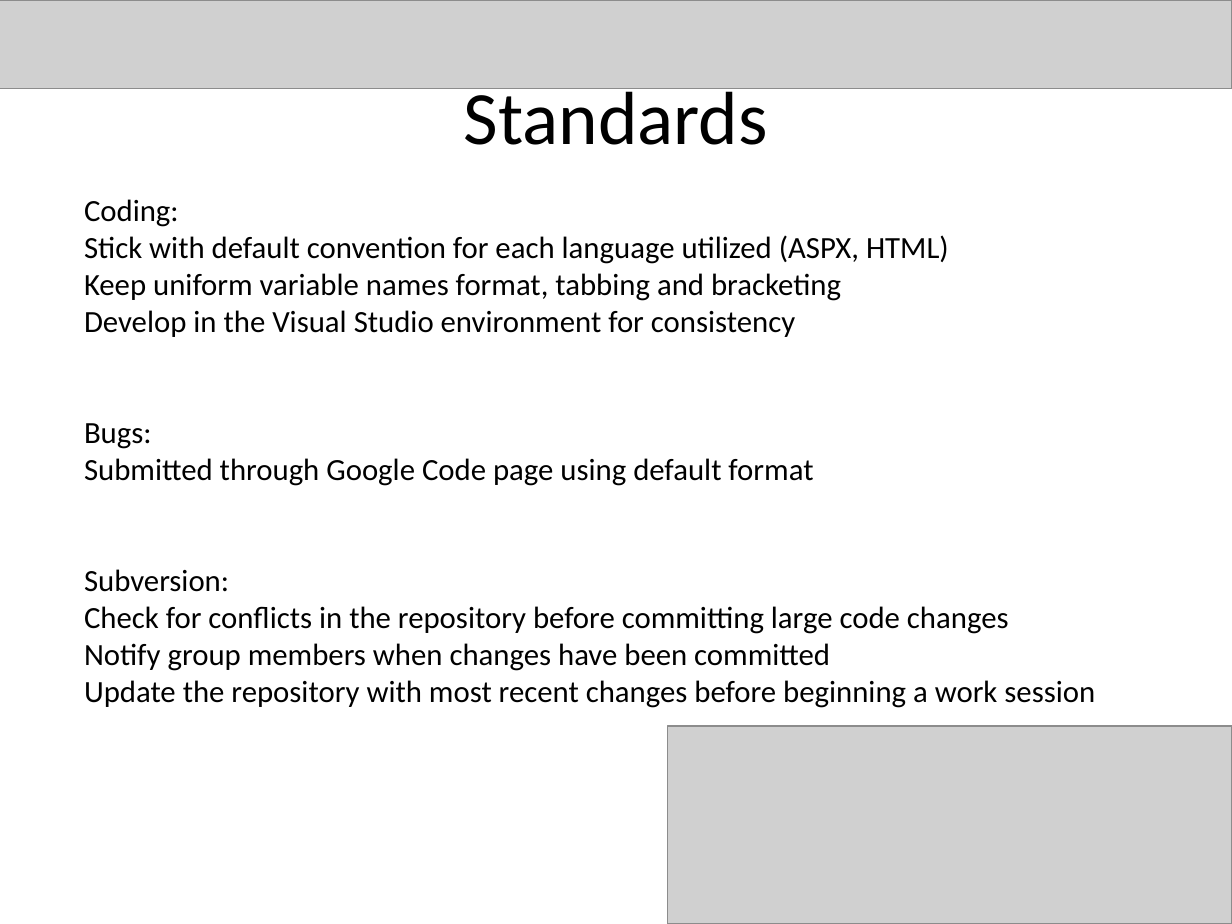
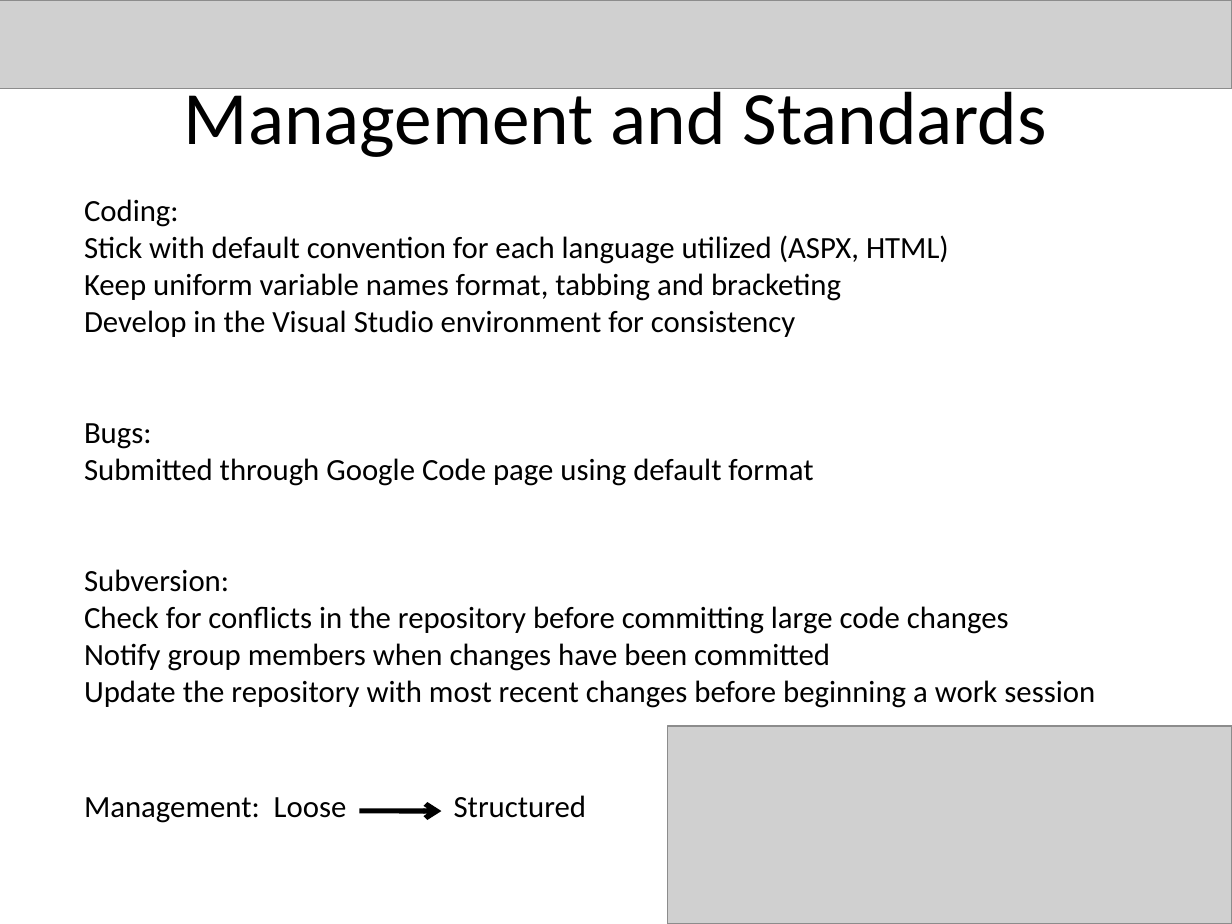
Before and after one commit to bjarratt/csce431-team1, a slide deck: slide 10 of FinalPres.pptx (slide 9 before the commit). Drawn at 1232x924 pixels with LibreOffice and Linux fonts; fonts in the diff are those of the drawing; grey boxes stand for pictures. Boxes give left, top, right and bottom in pixels: in the first picture for what was removed or moved away, otherwise in the second. Text is boxed around its words. In the diff, an @@ line names an element or a change of style, - is before the commit and + after.

```diff
--- a/FinalPres.pptx
+++ b/FinalPres.pptx
@@ title at box(184, 81, 1047, 157): text changed @@
-Standards
+Management and Standards
@@ text added at box(84, 795, 587, 823), 18 pt, text #000000 @@
+Management: Loose Structured
@@ arrow added from (360, 811) to (441, 811), #000000 3 pt @@
```
Also in this commit, not shown: 4 other slides changed, 2 slides added, 1 slide removed, 1 other file.
